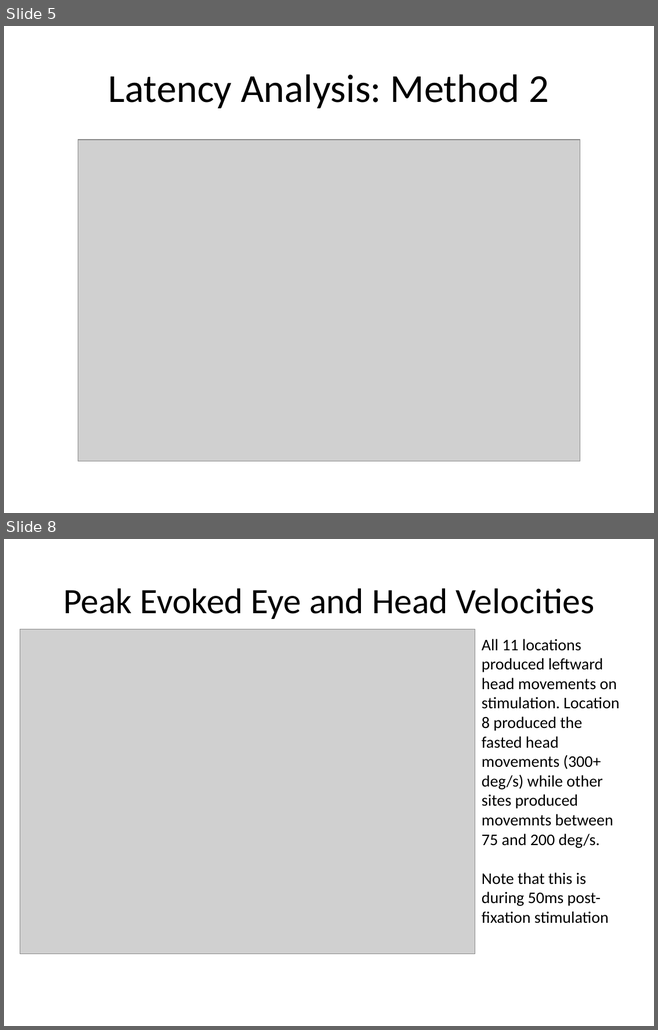
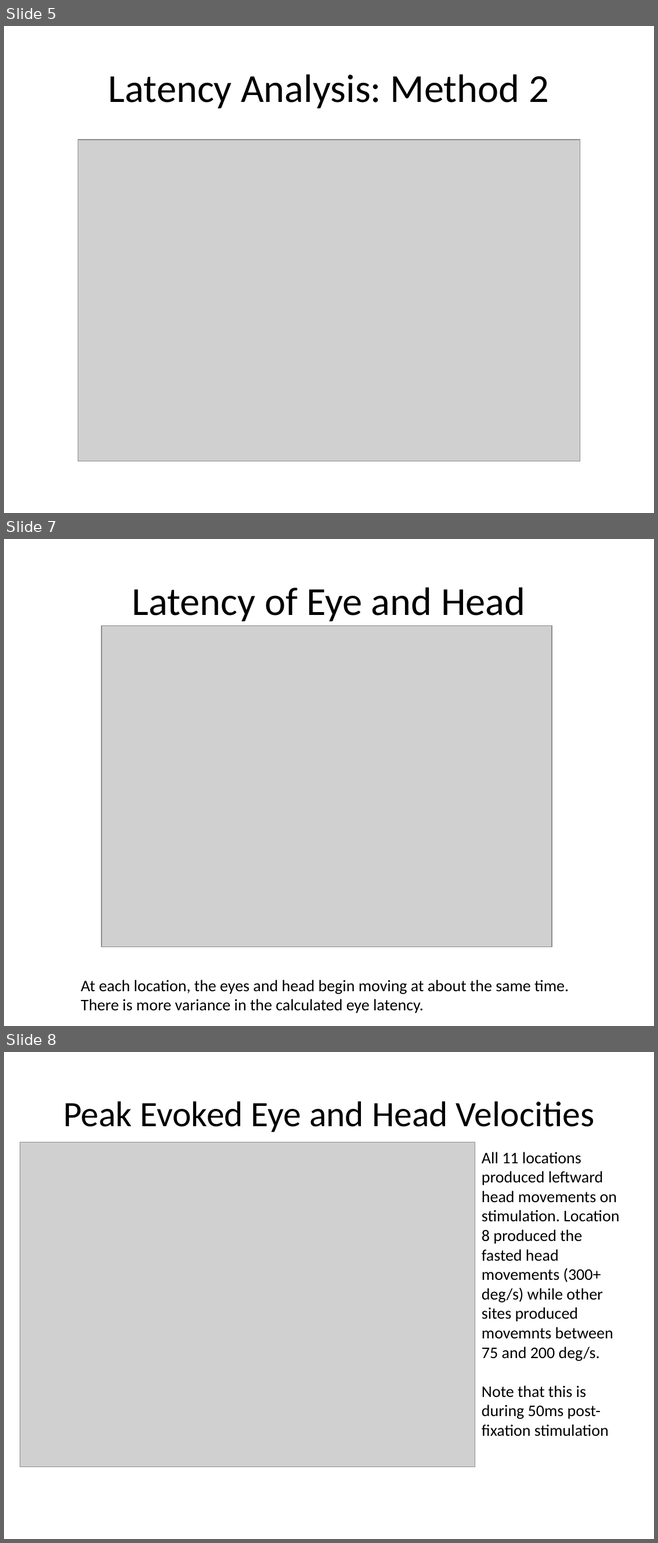
Before and after one commit to AdamPallus/NRGStimAnalysis, a slide deck: figures/NRG Stimulation 2015.pptx. Shown one above the other, each under a label of ours: slides 5 and 8 before the commit, slides 5, 7 and 8 after it; the slides between them are not shown. The pictures are 658x1030 and 658x1543 pixels, drawn with LibreOffice and Linux fonts; fonts in the diff are those of the drawing; grey boxes stand for pictures. Boxes give left, top, right and bottom in pixels: in the first picture for what was removed or moved away, otherwise in the second. Text is boxed around its words. In the diff, an @@ line names an element or a change of style, - is before the commit and + after.

```diff
--- a/figures/NRG Stimulation 2015.pptx
+++ b/figures/NRG Stimulation 2015.pptx
@@ slide 7 added at [4, 539, 654, 1026], background #FFFFFF @@
@@ title added at [132, 587, 525, 621], 44 pt, text #000000 @@
+Latency of Eye and Head
@@ picture added at [101, 625, 552, 947] @@
@@ text added at [81, 980, 568, 1013], 18 pt, text #000000 @@
+At each location, the eyes and head begin moving at about the same time. There is more variance in the calculated eye latency.
```
Also in this commit, not shown: 1 slide changed, 1 other slide added, 10 other files.
